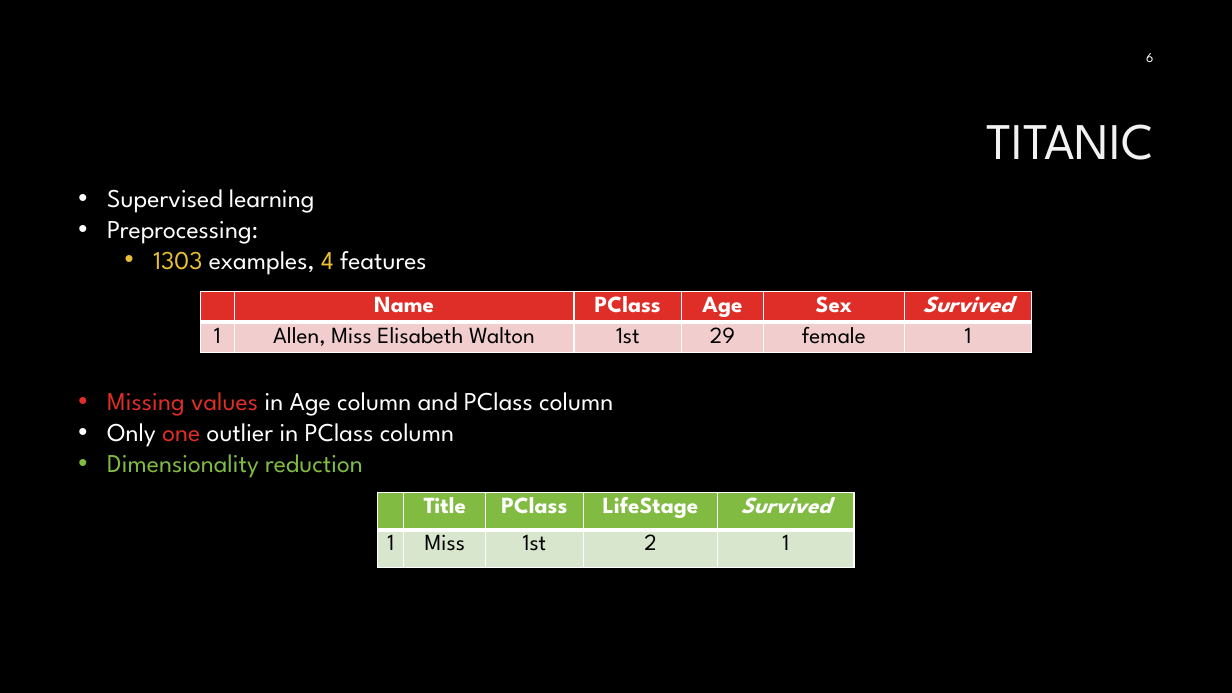
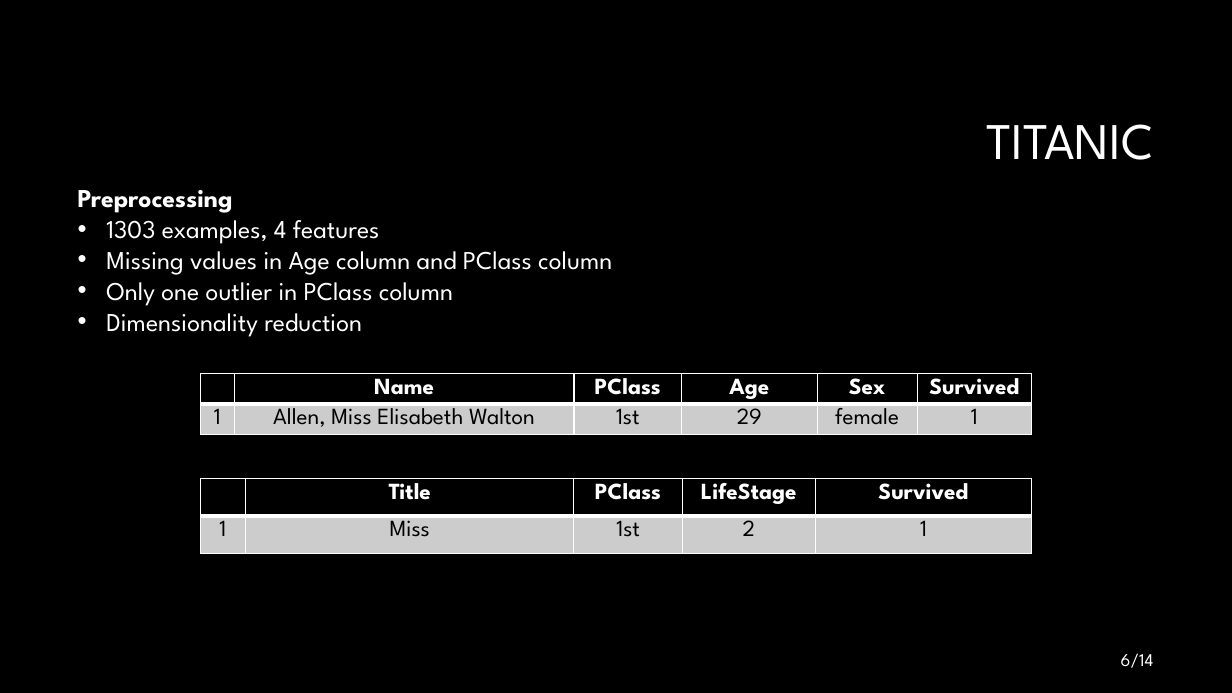
Before and after one commit to mehmedkadric/internship, a slide deck: slide 6 of demoPresentation/DemoPresentation.pptx. Drawn at 1232x693 pixels with LibreOffice and Linux fonts; fonts in the diff are those of the drawing; background and template pictures are left out. Boxes give left, top, right and bottom in pixels: in the first picture for what was removed or moved away, otherwise in the second. Text is boxed around its words. In the diff, an @@ line names an element or a change of style, - is before the commit and + after.

```diff
--- a/demoPresentation/DemoPresentation.pptx
+++ b/demoPresentation/DemoPresentation.pptx
@@ text at <box>78,190,233,213</box>: text changed; bold on @@
-• Supervised learning
-• Preprocessing:
+Preprocessing
@@ text at <box>106,212,380,244</box>: text colour #E9BF35 to #FFFFFF in "1303 4"; list level 2 to 1 in "1303 examples, 4 features" @@
@@ text at <box>106,243,612,337</box>: paragraphs added @@
+• Missing values in Age column and PClass column
+• Only one outlier in PClass column
+• Dimensionality reduction
@@ table at <box>201,373,1032,540</box> @@
@@ fill #DF2E28 to #000000 in row 1 @@
@@ fill #F3CDCD to #CCCCCC in row 2 @@
@@ italic off in "Survived" @@
@@ table: place and size @@
-table at <box>201,292,1032,518</box>
+table at <box>201,373,1032,540</box>
@@ text removed at <box>107,392,613,478</box> @@
-• Missing values in Age column and PClass column
-• Only one outlier in PClass column
-• Dimensionality reduction
@@ table at <box>201,479,1031,554</box> @@
@@ fill #81BB42 to #000000 in row 1 @@
@@ fill #D8E7CF to #CCCCCC in row 2 @@
@@ italic off in "Survived" @@
@@ table: place and size @@
-table at <box>378,493,853,567</box>
+table at <box>201,479,1031,554</box>
@@ page number at <box>1121,653,1154,668</box>: text changed; size 10.5 to 14 pt @@
-6
+6/14
```
Also in this commit, not shown: 12 other slides changed, 1 slide added, 1 slide removed, 2 other files.
